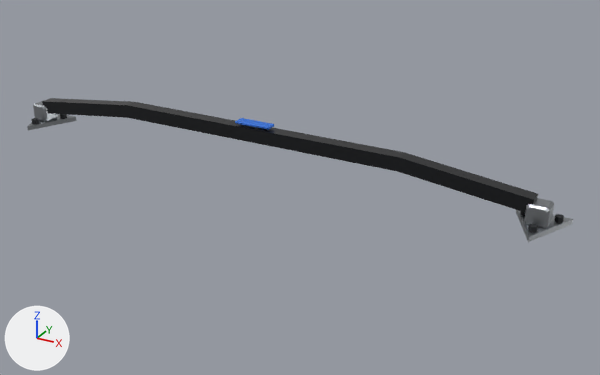
An edit to the glTF model assets/parts/suspension/strut_brace_carbon/vortex_r.glb, drawn before and after from the same camera.
Both versions are drawn from a camera (50 mm lens) standing at (0.84, -1.338, 0.643) and looking at (0.092, 0.022, -0.037). The axes (+X, +Y, +Z) are drawn at lower left. The lights are the same throughout. The picture after the commit comes second. Vertices at exactly the same position are counted once.

In view in the first picture: 'model'.
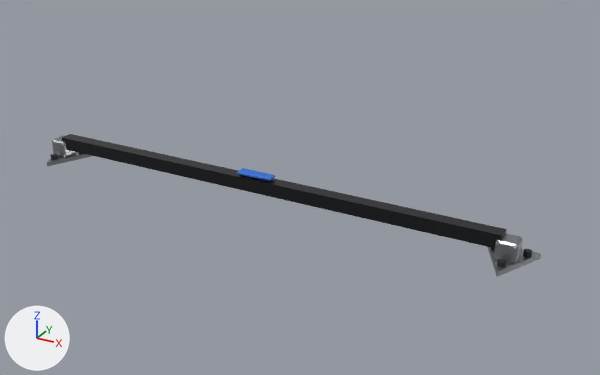
Boxes [x1, y1, x2, y2] around the edits, measured in the pictures (600 x 375 px; the box of a moved part takes in the faces that stretch with it):
'model', reshaped, moved, rescaled (10% narrower): before [27, 98, 573, 242]; after [47, 134, 541, 277]
part 1 of me_model, moved or reshaped: before [516, 210, 573, 242]; after [488, 247, 541, 277]
part 2 of me_model, added: after [494, 233, 523, 263]
part 3 of me_model, moved or reshaped: before [27, 114, 76, 130]; after [47, 152, 92, 166]
part 4 of me_model, added: after [52, 136, 75, 157]
part 5 of me_model, moved or reshaped: before [554, 214, 564, 223]; after [523, 249, 532, 257]
part 6 of me_model, moved or reshaped: before [528, 224, 538, 233]; after [497, 259, 507, 268]
part 7 of me_model, moved or reshaped: before [31, 118, 39, 124]; after [50, 154, 58, 160]
part 8 of me_model, moved or reshaped: before [235, 118, 274, 130]; after [237, 168, 275, 181]
part 9 of me_model, reshaped: before [33, 98, 554, 228]; after [62, 134, 507, 248]

The change, as a diff of the scene's bpy script:
```diff
--- a/assets/parts/suspension/strut_brace_carbon/vortex_r.glb.py
+++ b/assets/parts/suspension/strut_brace_carbon/vortex_r.glb.py
@@ me_model @@
 # used by ob_model
-me_model.from_pydata(...)  # 240 vertices, 432 faces; spans x -1.0..1.0, y -0.08..0.08, z -0.08..0.08
+me_model.from_pydata(...)  # 216 vertices, 384 faces; spans x -1.0..1.0, y -0.09..0.09, z -0.06..0.06
+# me_model part 1: the loose piece of 6 vertices spanning x 0.84..1.0, y -0.08..0.08, z -0.08..-0.06 is moved by (-0.01, 0.0, 0.02)
+# me_model part 2: the loose piece of 34 vertices spanning x 0.89..0.95, y -0.02..0.04, z -0.06..0.0 is copied, and the copy is moved by (-0.01, 0.0, 0.02); it spans x 0.88..0.95, y -0.02..0.05, z -0.04..0.03
+# me_model part 3: the loose piece of 6 vertices spanning x -1.0..-0.84, y -0.08..0.08, z -0.08..-0.06 is moved by (0.01, 0.0, 0.02)
+# me_model part 4: the loose piece of 34 vertices spanning x -0.95..-0.89, y -0.02..0.04, z -0.06..0.0 is copied, and the copy is moved by (0.01, 0.0, 0.02); it spans x -0.95..-0.88, y -0.02..0.05, z -0.04..0.03
+# me_model part 5: the loose piece of 14 vertices spanning x 0.96..0.98, y 0.04..0.06, z -0.06..-0.05 is moved by (0.0, 0.0, 0.02)
+# me_model part 6: the loose piece of 14 vertices spanning x 0.91..0.93, y -0.06..-0.03, z -0.06..-0.05 is moved by (-0.01, 0.0, 0.02)
+# me_model part 7: the loose piece of 14 vertices spanning x -0.93..-0.91, y -0.06..-0.03, z -0.06..-0.05 is moved by (0.01, 0.0, 0.02)
+# me_model part 8: the loose piece of 34 vertices spanning x -0.06..0.06, y -0.01..0.03, z 0.07..0.08 is moved by (0.0, 0.0, -0.02)
+# me_model part 9
+# 108 vertices are removed from x -0.95..0.95, y -0.02..0.04, z -0.06..0.06
+# 208 faces are deleted
+# 2 vertices move within x -0.9..0.9, y 0.04, z -0.01
+# 9 vertices are added at x -0.9..0.9, y -0.01..0.04, z -0.01..0.04
+# 7 new vertices lie (0.4, 0.0, 0.0) away from vertices in x -0.9..0.5, y -0.01..0.04, z -0.01..0.04
+# 32 new faces join them, mat_carbon (black #1c1e21)
+# other edits to the shape of me_model do not show in these pictures
 me_model.materials.append(mat_raw_metal)
@@ ob_model @@
 ob_model.parent = ob_strut_brace_carbon
-ob_model.location = (0.0, -0.0075, 0.045)
-ob_model.scale = (0.625, 0.625, 0.625)
+ob_model.location = (0.0, -0.0075, -0.05)
+ob_model.scale = (0.579, 0.579, 0.579)
```
